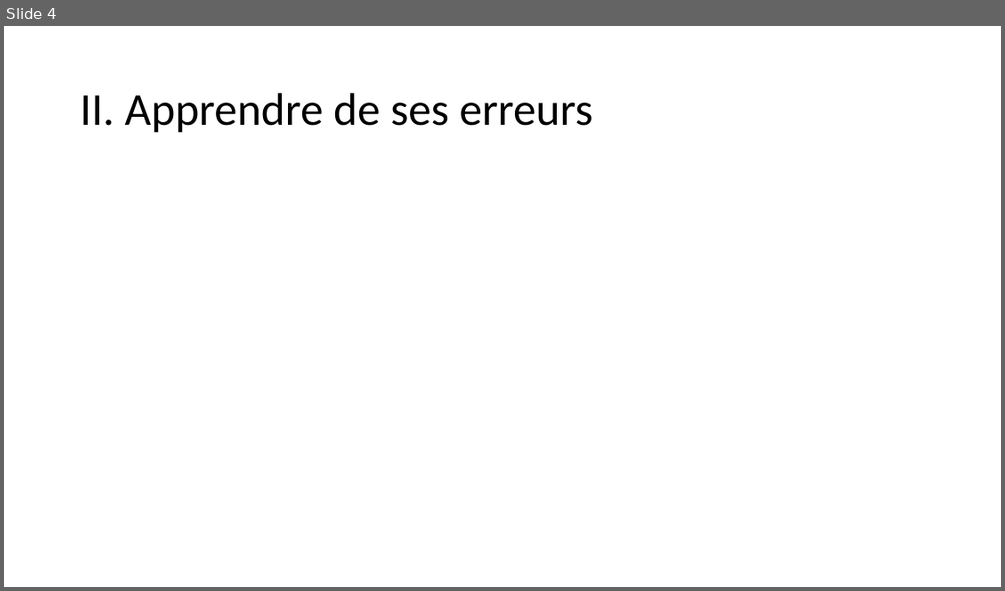
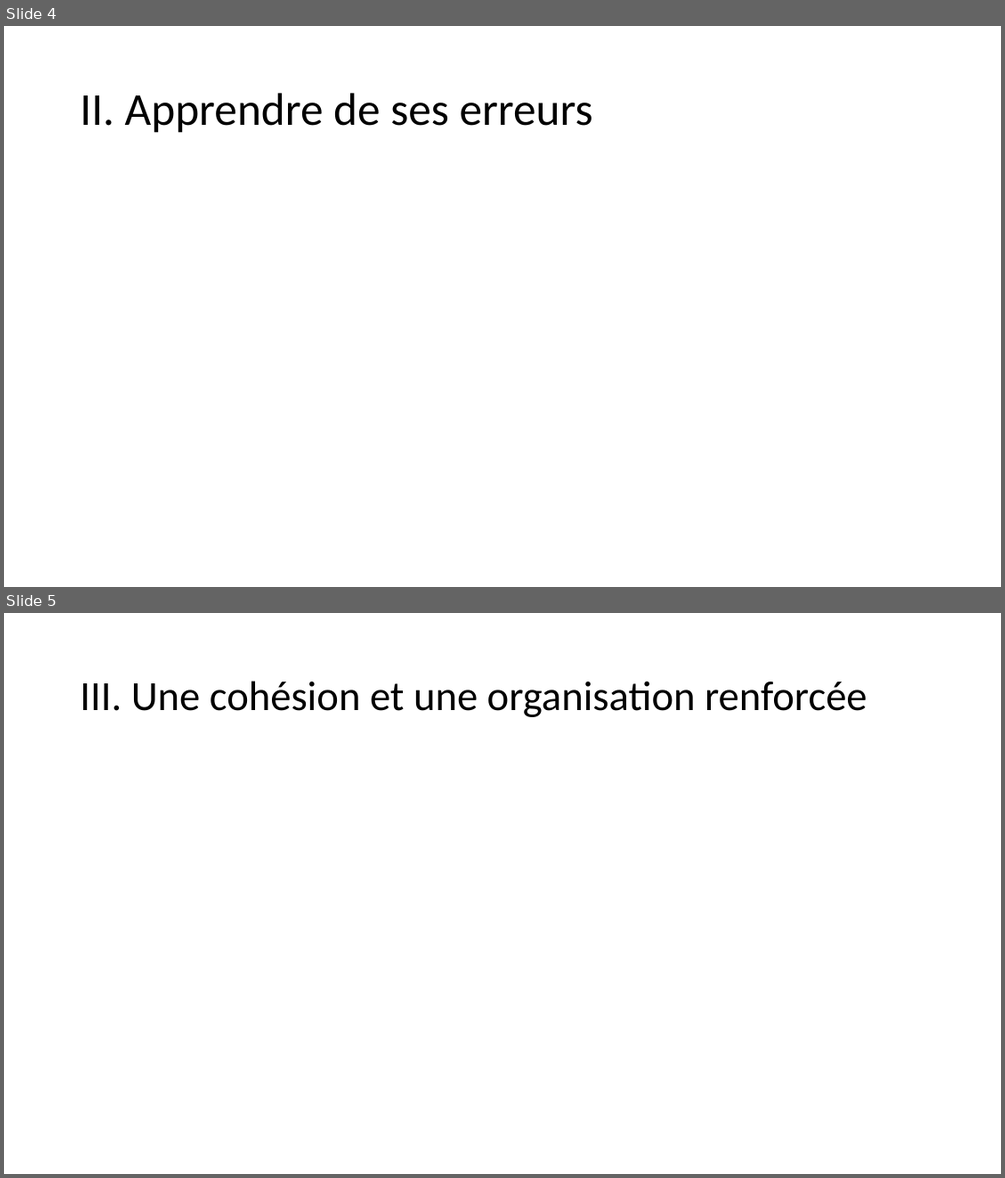
Before and after one commit to jonatjano/Minivilles, a slide deck: Diaporama.pptx. Shown one above the other, each under a label of ours: slide 4 before the commit, slides 4 and 5 after it. The pictures are 1005x591 and 1005x1178 pixels, drawn with LibreOffice and Linux fonts; fonts in the diff are those of the drawing. Boxes give left, top, right and bottom in pixels: in the first picture for what was removed or moved away, otherwise in the second. Text is boxed around its words. In the diff, an @@ line names an element or a change of style, - is before the commit and + after.

```diff
--- a/Diaporama.pptx
+++ b/Diaporama.pptx
@@ slide 5 added at <box>4,613,1001,1174</box>, background #FFFFFF @@
@@ title added at <box>80,681,867,717</box>, 40 pt, text #000000 @@
+III. Une cohésion et une organisation renforcée
```
Also in this commit, not shown: 2 slides changed, 2 other slides added, 1 other file.
